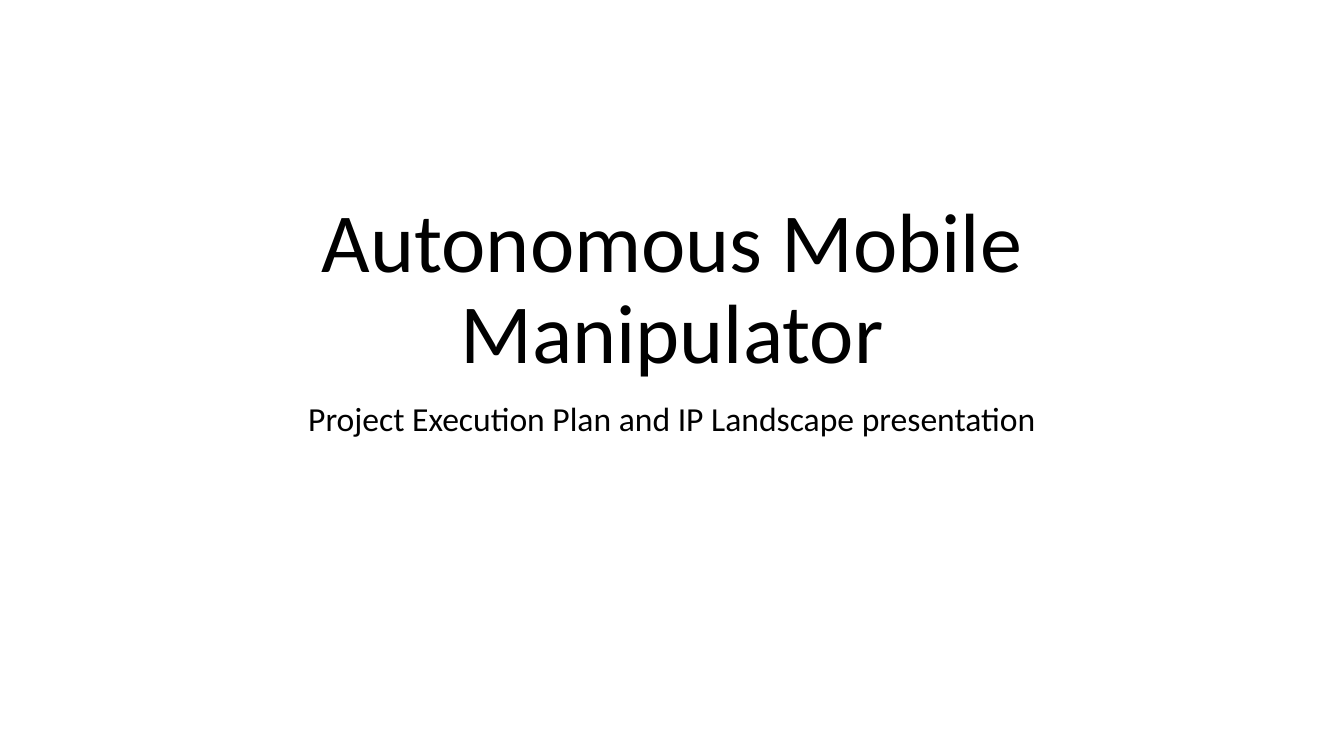
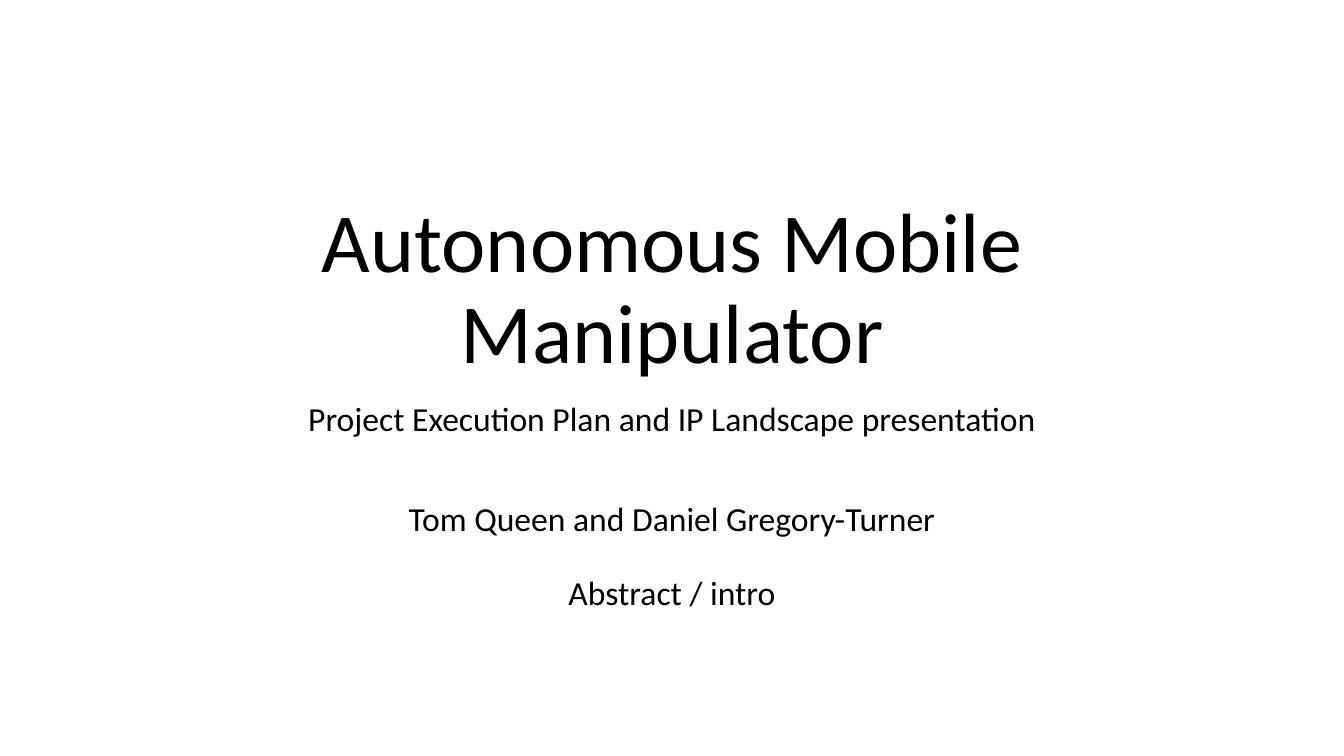
Before and after one commit to PROJ515/PROJ515-documentation, a slide deck: slide 1 of IP and exec plan presentation/IP-execc-plan-presentation.pptx. Drawn at 1344x756 pixels with LibreOffice and Linux fonts; fonts in the diff are those of the drawing. Boxes give left, top, right and bottom in pixels: in the first picture for what was removed or moved away, otherwise in the second. Text is boxed around its words. In the diff, an @@ line names an element or a change of style, - is before the commit and + after.

```diff
--- a/IP and exec plan presentation/IP-execc-plan-presentation.pptx
+++ b/IP and exec plan presentation/IP-execc-plan-presentation.pptx
@@ subtitle at box(409, 507, 935, 537): paragraph added @@
+Tom Queen and Daniel Gregory-Turner
@@ text added at box(568, 581, 775, 606), 24 pt, text #000000 @@
+Abstract / intro
```
Also in this commit, not shown: 2 other slides changed, 4 slides added, 1 slide removed, 1 other file.
